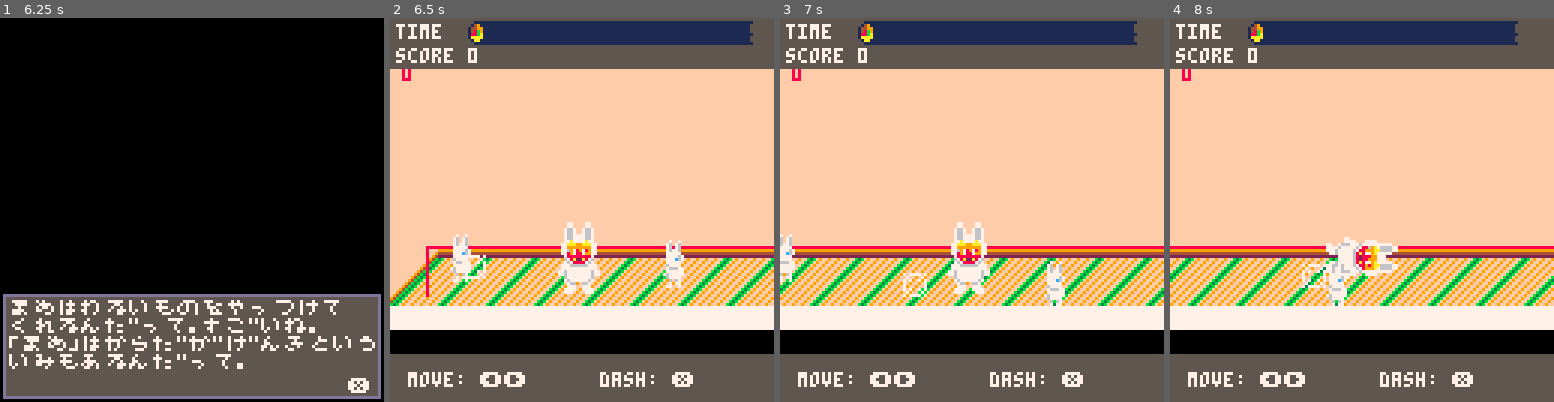
Above: before the commit, frames 1-4 (left to right).
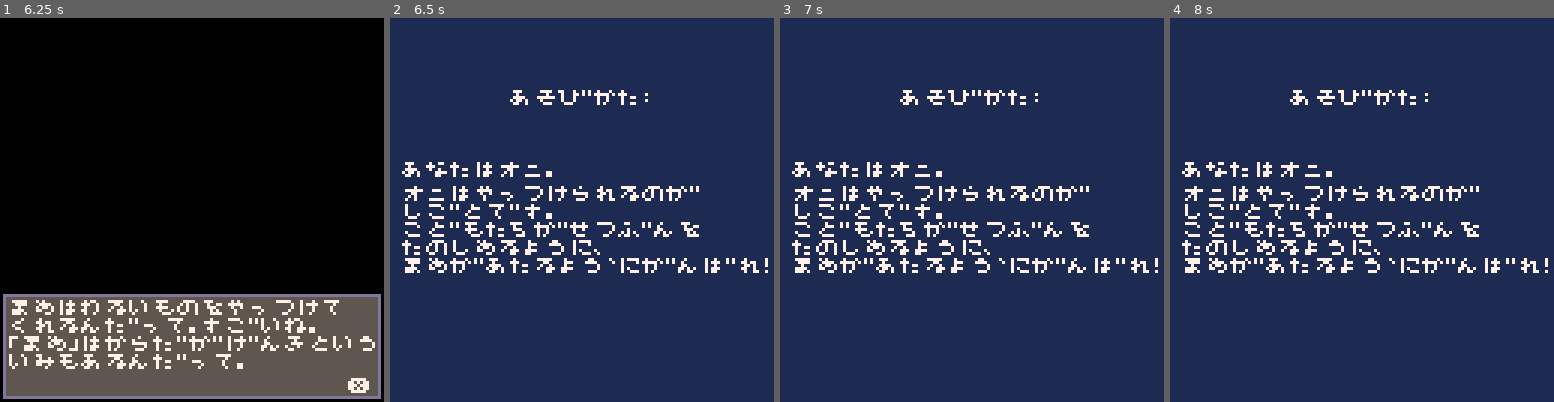
Above: after the commit, the same moments.

Repository: josiahp/setsubun
Game: PICO-8 cartridge setsubun.p8
The game is run twice, just before and just after one commit, with the same random seed, the same clock (stepped at 60 frames per second) and the same inputs.
Inputs:
- Up to frame 1 (6.25 s): tap X (X key) at 0.33, 1.07, 1.85, 2.97, 4.08, 5.2 s; tap O (Z key) at 0.7, 1.7, 2.1, 2.5, 2.9, 3.3, 3.7, 4.1, 4.5, 4.9, 5.3, 5.7, 6.1 s; hold Right 1.6-2.1 s; hold Up 2.15-2.42 s; hold Right 2.47-3.03 s; hold Left 3.08-3.58 s; hold Down 3.63-3.97 s; hold Right 4.02-4.68 s; hold Up 4.73-5.03 s; hold Left 5.08-5.68 s; hold Down 5.73-6.03 s; hold Right from 6.08 s (still down)
- Up to frame 2 (6.5 s): keep holding Right; tap X (X key) at 6.32 s
- Up to frame 3 (7 s): tap O (Z key) at 6.5, 6.9 s; release Right at 6.58 s; hold Right from 6.63 s (still down)
- Up to frame 4 (8 s): release Right at 7.13 s; hold Up 7.18-7.45 s; tap O (Z key) at 7.3, 7.7 s; tap X (X key) at 7.43 s; hold Right from 7.5 s (still down)

Frame 1 is identical in both runs. In frame 2, 95% of the frame differs, in the area x 0-100%, y 0-100%; in frame 3, 95%; in frame 4, 96%.

Commit message:
feat: add explainer screen

Diff:
--- a/setsubun.p8
+++ b/setsubun.p8
@@ -21,6 +21,7 @@
 			flow
 			.scene(title_scn)
 			.andthen(flow.scene(dialogue_scn))
+			.andthen(flow.scene(explainer_scn))
 			.andthen(flow.scene(game_scn))
 			.flatmap(function(score)
 				return flow.scene(results_scn, score)
@@ -89,6 +90,39 @@
 		color(7)
 		print("せつbun", 49, 48)
 		print("press ❎ to start", 32, 60)
+	end
+
+	return scn
+end
+
+function explainer_scn(nxt)
+	local scn = {
+		timer=0,
+		duration=2,
+		is_done=false,
+	}
+
+	function scn.update(s,dt)
+		s.timer+=dt
+		if s.timer<s.duration then return end
+		s.is_done=true
+		if btnp(❎) then
+			nxt(nil)
+		end
+	end
+
+	function scn.draw(s)
+		cls(1)
+		color(7)
+
+		print("あそひ゛かた:", 40, 24)
+		print("あなたはオニ。", 4, 48)
+		print("オニはやっつけられるのか゛\nしこ゛とて゛す。", 4, 48+8)
+		print("こと゛もたちか゛せつふ゛んを\nたのしめるように、\nまめか゛あたるよう`にか゛んは゛れ!")
+
+		if s.is_done then
+			print("press ❎ to start", 32, 102)
+		end
 	end
 
 	return scn
@@ -1082,6 +1116,6 @@
 0518180d0d0d0d0d0d0d0d0d0d0d0d0d0d0d0d0d0d0d0d0d0d0d0d0d0d0d0d0d0d0d0d000000000000000000000000000000000000000000000000000000000000000000000000000000000000000000000000000000000000000000000000000000000000000000000000000000000000000000000000000000000000000000
 0518000000000000000000000000000000000000000000000000000000000000000000000000000000000000000000000000000000000000000000000000000000000000000000000000000000000000000000000000000000000000000000000000000000000000000000000000000000000000000000000000000000000000
 0500000000000000000000000000000000000000000000000000000000000000000000000000000000000000000000000000000000000000000000000000000000000000000000000000000000000000000000000000000000000000000000000000000000000000000000000000000000000000000000000000000000000000
-0505050505050505050505050505050505050505050505050505050505050505050505000000000000000000000000000000000000000000000000000000000000000000000000000000000000000000000000000000000000000000000000000000000000000000000000000000000000000000000000000000000000000000
-
-
+0505050505050505050505050505050505050505050505050505050505050505050000000000000000000000000000000000000000000000000000000000000000000000000000000000000000000000000000000000000000000000000000000000000000000000000000000000000000000000000000000000000000000000
+
+
